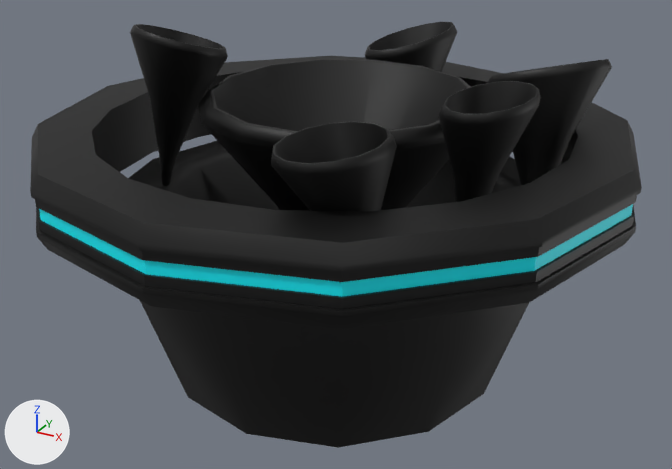
The FBX model Argee n Beats - the beginning II/Assets/Imported/3D/Environmental/BlowWorker.fbx: old version first, new version second.
Both versions are drawn from a camera (50 mm lens) standing at (0.0183, -0.0332, 0.0132) and looking at (0.0003, -0.0004, -0.0032). Lighting does not change. The marker at lower left points along +X, +Y and +Z. Where no turn or scale is listed for an object, it has been applied to the vertices.

In view in the first picture: 'BlowWorker'.
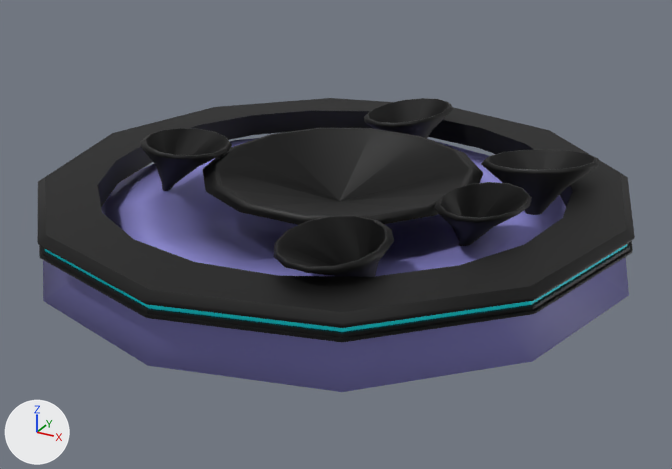
What differs and where, as boxes [x1, y1, x2, y2] in the pictures (672 x 469 px; the box of a moved part takes in the faces that stretch with it):
'BlowWorker', recoloured, reshaped (31% shorter): before [30, 22, 642, 448]; after [37, 98, 635, 392]
part 1 of me_mesh, moved or reshaped: before [30, 56, 642, 330]; after [37, 98, 635, 342]
part 2 of me_mesh, moved or reshaped: before [488, 59, 612, 185]; after [481, 149, 601, 215]
part 3 of me_mesh, moved or reshaped: before [438, 81, 541, 202]; after [434, 182, 532, 246]
part 4 of me_mesh, moved or reshaped: before [271, 122, 397, 211]; after [273, 215, 394, 277]
part 5 of me_mesh, moved or reshaped: before [130, 24, 228, 186]; after [140, 128, 232, 191]
part 6 of me_mesh, moved or reshaped: before [365, 22, 457, 72]; after [364, 98, 453, 138]
part 7 of me_mesh, moved or reshaped: before [129, 59, 529, 448]; after [43, 128, 629, 392]

Diff of the bpy script that builds the scene:
```diff
--- a/Argee n Beats - the beginning II/Assets/Imported/3D/Environmental/BlowWorker.fbx.py
+++ b/Argee n Beats - the beginning II/Assets/Imported/3D/Environmental/BlowWorker.fbx.py
@@ mat_leafmat @@
 mat_leafmat = principled_material('LeafMat')
-mat_leafmat.base_color = (0.0, 0.0, 0.0)  # black #000000
+mat_leafmat.base_color = (0.268, 0.253, 0.657)  # blue #8d8ad4
 mat_leafmat.roughness = 0.553
@@ me_mesh @@
 # used by ob_blowworker; location = (0.0, 0.0, -0.00195)
-me_mesh.from_pydata(...)  # 864 vertices, 1700 faces; spans x -0.0127..0.0127, y -0.0127..0.0127, z -0.0077..0.0077
+me_mesh.from_pydata(...)  # 864 vertices, 1700 faces; spans x -0.0128..0.0128, y -0.0128..0.0128, z -0.0013..0.0028
+# me_mesh part 1: the loose piece of 202 vertices spanning x -0.0127..0.0127, y -0.0127..0.0127, z 0.0007..0.0037 is scaled about the mesh origin by (1, 1, 0.361)
+# me_mesh part 2: the loose piece of 100 vertices spanning x 0.0055..0.0103, y 0.0017..0.0057, z -0.0021..0.0067 is scaled about the mesh origin by (1, 1, 0.361)
+# me_mesh part 3: the loose piece of 100 vertices spanning x 0.0057..0.0091, y -0.0038..0.0003, z -0.002..0.0064 is scaled about the mesh origin by (1, 1, 0.361)
+# me_mesh part 4: the loose piece of 100 vertices spanning x 0.002..0.006, y -0.0098..-0.0048, z -0.0024..0.0057 is scaled about the mesh origin by (1, 1, 0.361)
+# me_mesh part 5: the loose piece of 100 vertices spanning x -0.0081..-0.0041, y -0.0047..0.0001, z -0.001..0.0077 is scaled about the mesh origin by (1, 1, 0.361)
+# me_mesh part 6: the loose piece of 100 vertices spanning x -0.0023..0.0018, y 0.0058..0.0105, z -0.0024..0.0063 is scaled about the mesh origin by (1, 1, 0.361)
+# me_mesh part 7: 162 of 864 vertices moved; they spanned x -0.01..0.01, y -0.01..0.01, z -0.0077..0.0052 and now span x -0.0128..0.0128, y -0.0128..0.0128, z -0.0013..0.0019; mean shift (0.0, 0.0, 0.0009); largest move (0.0, -0.0074, -0.0075) -> (0.0, -0.0128, -0.0013)
 me_mesh.materials.append(mat_leafmat)
```
